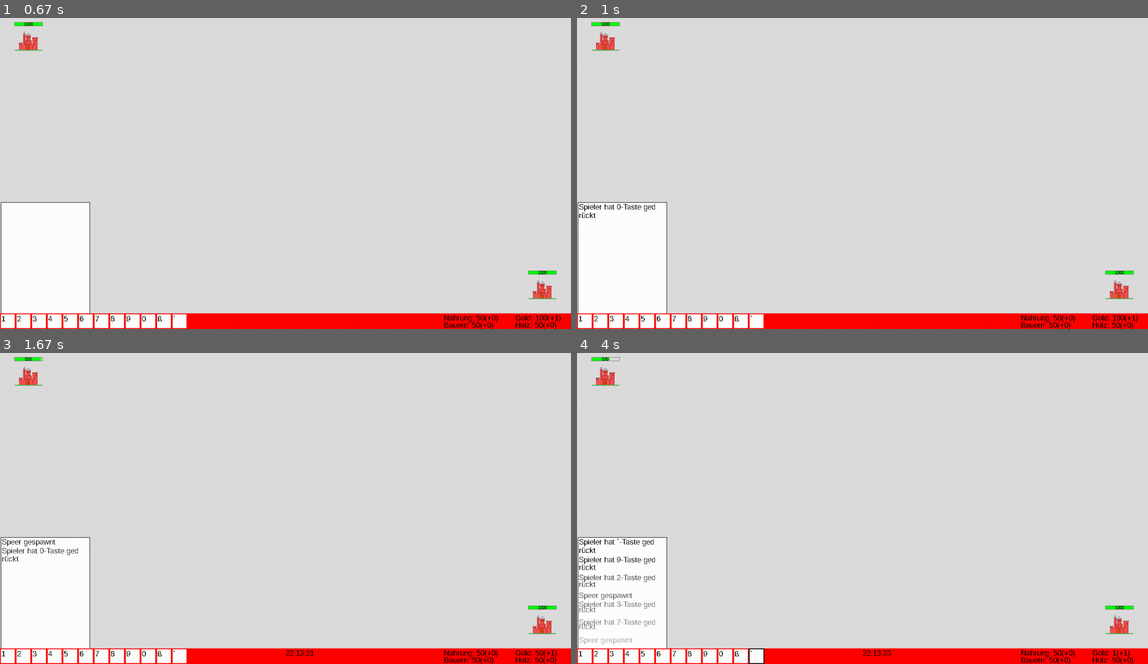
Above: before the commit, frames 1-4 (two rows, left to right).
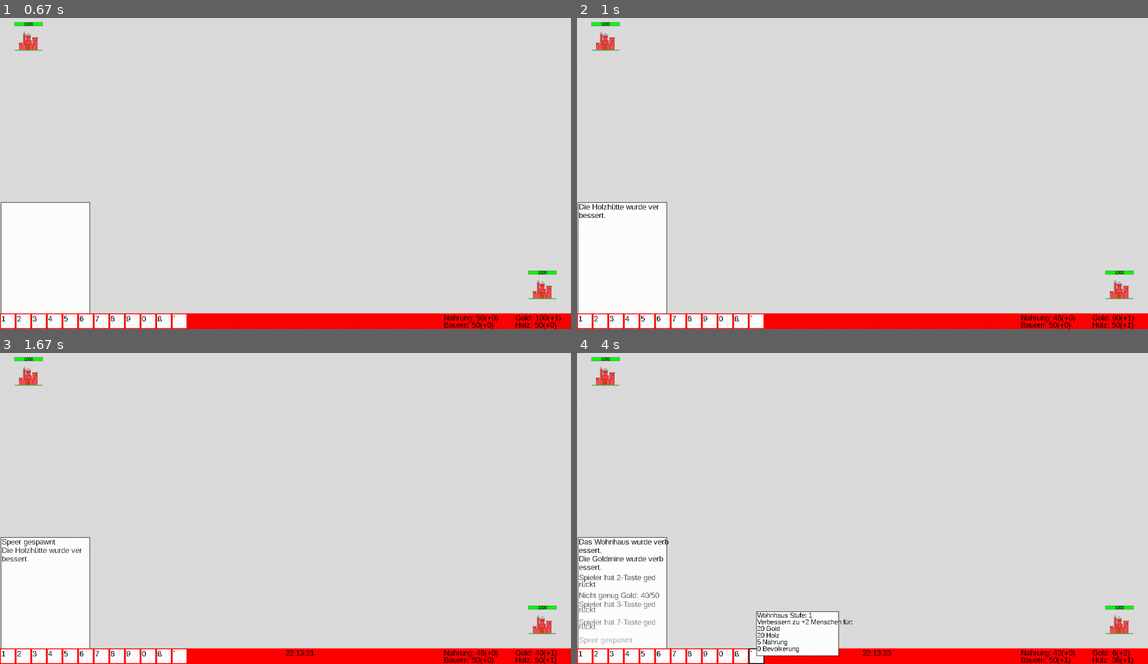
Above: after the commit, the same moments.

Repository: hammerfaul/PyGame
Game: pygame game, started from main.py
Two runs of this game, one before a commit and one after it. Both use one fixed random seed, a clock stepped at 60 frames per second and the inputs below.
Inputs (mouse positions are in pixels of both pictures, inside the frame that each line leads up to):
- Up to frame 1 (0.67 s): click "Start" at 0.38 s
- Up to frame 2 (1 s): tap 0 at 0.67 s
- Up to frame 3 (1.67 s): tap 1 at 1 s; click (496, 617) at 1.38 s
- Up to frame 4 (4 s): click "7" at 1.72 s; tap 3 at 2 s; click "1" at 2.38 s; click "2" at 2.72 s; click (1010, 474) at 3.05 s; click "9" at 3.38 s; click "´" at 3.72 s

Frame 1 is identical in both runs. In frame 2, 0.3% of the frame differs, in the area x 0-99%, y 59-100%; in frame 3, 0.3%; in frame 4, 2.7%, in the area x 0-98%, y 1-100%.

Commit message:
Tooltips für Gebäude hinzugefügt Gebäude können verbessert werden zeit für ressourcen ticks von 3 auf 2 sek geändert

Diff:
--- a/UI.py
+++ b/UI.py
@@ -27,8 +27,6 @@
                 print("Max_Breite: " + str(i - 1))
                 self.max_length = i - 1
                 break
-
-        # TODO: maximale Chatlänge, für jede Nachricht, ermitteln
 
     def update(self):
         pygame.draw.rect(self.display, WEISS, pygame.Rect(self.x, self.y, self.width, self.height))
@@ -92,7 +90,8 @@
     # TODO: Doppelpunkt auf gleicher höhe
     # TODO: Resourcen Icons
 
-    def update(self):
+    def update(self, add):
+        self.add = add
         self.text = str(self.name + ": " + str(self.amount) + "(+" + str(self.add) + ")")
         text2 = self.font.render(self.text, False, (0, 0, 0))
         self.display.blit(text2,
@@ -119,7 +118,8 @@
         if self.blink:
             self.blink = False
             pygame.draw.rect(self.display, self.border_color, [self.x - self.border_size, self.y - self.border_size,
-                                                               self.width + self.border_size*2, self.height + self.border_size*2])
+                                                               self.width + self.border_size * 2,
+                                                               self.height + self.border_size * 2])
 
         pygame.draw.rect(self.display, self.color, [self.x, self.y, self.width, self.height])
         text = self.font.render(str(self.text), False, (0, 0, 0))
@@ -133,3 +133,108 @@
 
     def highlight(self):
         self.blink = True
+
+
+class Tooltip:
+    def __init__(self, width, height, color, display):
+        self.width = width
+        self.height = height
+        self.color = color
+        self.display = display
+        self.who = 0
+        self.font = pygame.font.SysFont('arial', 15)
+
+    def update(self, x, y, who, amount=0):
+
+        if who == 1:
+            pygame.draw.rect(self.display, WEISS, pygame.Rect(x, y - 300, 150, 250))
+            pygame.draw.rect(self.display, self.color, pygame.Rect(x, y - 300, 150, 250), 1)
+
+            text2 = self.font.render("Speer", False, (0, 0, 0))
+            self.display.blit(text2,
+                              (x + 2,
+                               y - 300))
+
+        elif who == 2:
+            x = 1
+        elif who == 3:
+            x = 2
+        elif who == 4:
+            x = 2
+        elif who == 5:
+            x = 2
+        elif who == 6:
+            x = 2
+        elif who == 7:
+            x = 2
+        elif who == 8:
+            x = 2
+        elif who == 9:
+            pygame.draw.rect(self.display, WEISS, pygame.Rect(x, y - 100, 155, 100))
+            pygame.draw.rect(self.display, self.color, pygame.Rect(x, y - 100, 155, 100), 1)
+
+            string = ["Goldmine Stufe: " + str(amount),
+                      "Verbessern zu +" + str(amount + 1) + " Gold für:",
+                      str(amount * 15) + " Gold",
+                      str(amount * 5) + " Holz",
+                      "1 Nahrung",
+                      "0 Bevölkerung",
+                      ]
+
+            for i in range(0, 6):
+                text2 = self.font.render(string[i], False, (0, 0, 0))
+                self.display.blit(text2,
+                                  (x + 2,
+                                   y - 100 + 15 * i))
+
+        elif who == 10:
+            pygame.draw.rect(self.display, WEISS, pygame.Rect(x, y - 100, 150, 100))
+            pygame.draw.rect(self.display, self.color, pygame.Rect(x, y - 100, 150, 100), 1)
+
+            string = ["Holzfällerhütte Stufe: " + str(amount),
+                      "Verbessern zu +" + str(amount + 1) + " Holz für:",
+                      str((amount + 1) * 10) + " Gold",
+                      str((amount + 1) * 5) + " Holz",
+                      "2 Nahrung",
+                      "0 Bevölkerung",
+                      ]
+
+            for i in range(0, 6):
+                text2 = self.font.render(string[i], False, (0, 0, 0))
+                self.display.blit(text2,
+                                  (x + 2,
+                                   y - 100 + 15 * i))
+        elif who == 11:
+            pygame.draw.rect(self.display, WEISS, pygame.Rect(x, y - 100, 175, 100))
+            pygame.draw.rect(self.display, self.color, pygame.Rect(x, y - 100, 175, 100), 1)
+
+            string = ["Farm Stufe: " + str(amount),
+                      "Verbessern zu +" + str(amount + 1) + " Nahrung für:",
+                      str((amount + 1) * 15) + " Gold",
+                      str((amount + 1) * 15) + " Holz",
+                      "0 Nahrung",
+                      "2 Bevölkerung",
+                      ]
+
+            for i in range(0, 6):
+                text2 = self.font.render(string[i], False, (0, 0, 0))
+                self.display.blit(text2,
+                                  (x + 2,
+                                   y - 100 + 15 * i))
+        elif who == 12:
+            pygame.draw.rect(self.display, WEISS, pygame.Rect(x, y - 100, 185, 100))
+            pygame.draw.rect(self.display, self.color, pygame.Rect(x, y - 100, 185, 100), 1)
+
+            string = ["Wohnhaus Stufe: " + str(amount),
+                      "Verbessern zu +" + str(amount + 1) + " Menschen für:",
+                      str((amount + 1) * 10) + " Gold",
+                      str((amount + 1) * 10) + " Holz",
+                      "5 Nahrung",
+                      "0 Bevölkerung",
+                      ]
+
+            for i in range(0, 6):
+                text2 = self.font.render(string[i], False, (0, 0, 0))
+                self.display.blit(text2,
+                                  (x + 2,
+                                   y - 100 + 15 * i))
--- a/main.py
+++ b/main.py
@@ -9,11 +9,10 @@
 pygame.init()
 pygame.font.init()
 
-# TODO: Button Abstand
-# TODO: Gebäude ausbauen (Holz, Essen, Gold, Menschen)
-# TODO: Tooltip für Buttons
+# TODO: Tooltip für EInheiten
 # TODO: Pausemenu
 # TODO: Optionen (Fenster größe)
+# TODO: Chat breite bestimmen
 
 # TODO: Buttons spawnen dynamisch Minions
 # TODO: Minions greifen andere Base an
@@ -69,19 +68,46 @@
 
 
 def button_9():
-    Info.newmessage(text="Spieler hat 9-Taste gedrückt")
+    if Gold.amount >= base_1.gold*15 and Holz.amount >= base_1.holz*5 and Nahrung.amount >= 1:
+        Gold.amount -= base_1.gold*15
+        Holz.amount -= base_1.holz*5
+        Nahrung.amount -= 1
+        base_1.gold += 1
+        Info.newmessage(text="Die Goldmine wurde verbessert.")
+    else:
+        Info.newmessage(text="Die Goldmine ist zu teuer.")
 
 
 def button_10():
-    Info.newmessage(text="Spieler hat 0-Taste gedrückt")
-
+    if Gold.amount >= base_1.gold*20 and Holz.amount >= base_1.holz*5 and Nahrung.amount >= 2:
+        Gold.amount -= base_1.gold*10
+        Holz.amount -= base_1.holz*5
+        Nahrung.amount -= 2
+        base_1.holz += 1
+        Info.newmessage(text="Die Holzhütte wurde verbessert.")
+    else:
+        Info.newmessage(text="Die Holzhütte ist zu teuer.")
 
 def button_11():
-    Info.newmessage(text="Spieler hat ß-Taste gedrückt")
+    if Gold.amount >= base_1.gold * 15 and Holz.amount >= base_1.holz * 15 and Menschen.amount >= 2:
+        Gold.amount -= base_1.gold * 15
+        Holz.amount -= base_1.holz * 15
+        Menschen.amount -= 2
+        base_1.nahrung += 1
+        Info.newmessage(text="Die Farm wurde verbessert.")
+    else:
+        Info.newmessage(text="Die Farm ist zu teuer.")
 
 
 def button_12():
-    Info.newmessage(text="Spieler hat ´-Taste gedrückt")
+    if Gold.amount >= base_1.gold * 10 and Holz.amount >= base_1.holz * 15 and Nahrung.amount >= 5:
+        Gold.amount -= base_1.gold * 10
+        Holz.amount -= base_1.holz * 10
+        Nahrung.amount -= 5
+        base_1.menschen += 1
+        Info.newmessage(text="Das Wohnhaus wurde verbessert.")
+    else:
+        Info.newmessage(text="Das Wohnhaus ist zu teuer.")
 
 
 def spielstart(spielaktiv):
@@ -91,6 +117,32 @@
     current_time = ""
 
     while spielaktiv:
+
+        # Spielfeld zeichnen
+        screen.fill(HINTERGRUND)
+        Info.update()
+
+        # Bar unten
+        pygame.draw.rect(screen, Farbe_UI_Unten, [0, screen_height - breite_unten, screen_width, breite_unten])
+        text2 = myfont3.render(current_time, False, (0, 0, 0))
+        screen.blit(text2, (int(screen_width / 2), screen_height - breite_unten))
+        eins.update()
+        zwei.update()
+        drei.update()
+        vier.update()
+        fuenf.update()
+        sechs.update()
+        sieben.update()
+        acht.update()
+        neun.update()
+        null.update()
+        sz.update()
+        kommaoben.update()
+        Gold.update(add=base_1.gold)
+        Holz.update(add=base_1.holz)
+        Nahrung.update(add=base_1.nahrung)
+        Menschen.update(add=base_1.menschen)
+
         for event in pygame.event.get():
             if event.type == pygame.QUIT:
                 spielaktiv = False
@@ -122,7 +174,6 @@
                 elif kommaoben.collide(mx, my):
                     button_12()
 
-                base_1.hp = base_1.hp - 50
             elif event.type == pygame.KEYDOWN:
                 if event.key == pygame.K_1:
                     button_1()
@@ -158,28 +209,40 @@
         mx, my = pygame.mouse.get_pos()
         if eins.collide(mx, my):
             eins.highlight()
+            Tooltip.update(x=mx, y=my, who=1)
         elif zwei.collide(mx, my):
             zwei.highlight()
+            Tooltip.update(x=mx, y=my, who=2)
         elif drei.collide(mx, my):
             drei.highlight()
+            Tooltip.update(x=mx, y=my, who=3)
         elif vier.collide(mx, my):
             vier.highlight()
+            Tooltip.update(x=mx, y=my, who=4)
         elif fuenf.collide(mx, my):
             fuenf.highlight()
+            Tooltip.update(x=mx, y=my, who=5)
         elif sechs.collide(mx, my):
             sechs.highlight()
+            Tooltip.update(x=mx, y=my, who=6)
         elif sieben.collide(mx, my):
             sieben.highlight()
+            Tooltip.update(x=mx, y=my, who=7)
         elif acht.collide(mx, my):
             acht.highlight()
+            Tooltip.update(x=mx, y=my, who=8)
         elif neun.collide(mx, my):
             neun.highlight()
+            Tooltip.update(x=mx, y=my, who=9, amount=base_1.gold)
         elif null.collide(mx, my):
             null.highlight()
+            Tooltip.update(x=mx, y=my, who=10, amount=base_1.holz)
         elif sz.collide(mx, my):
             sz.highlight()
+            Tooltip.update(x=mx, y=my, who=11, amount=base_1.nahrung)
         elif kommaoben.collide(mx, my):
             kommaoben.highlight()
+            Tooltip.update(x=mx, y=my, who=12, amount=base_1.menschen)
 
         ticks += 1
         if ticks >= 60:  # 1sek
@@ -189,37 +252,13 @@
             now = datetime.now()
             current_time = now.strftime("%H:%M:%S")
 
-            if sek % 3 == 0:  # alle 3 sek
+            if sek % 2 == 0:  # alle 2 sek
                 Gold.amount += base_1.gold
                 Holz.amount += base_1.holz
                 Nahrung.amount += base_1.nahrung
                 Menschen.amount += base_1.menschen
             if sek >= 60:
                 sek = 0
-
-        # Spielfeld zeichnen
-        screen.fill(HINTERGRUND)
-        Info.update()
-
-        pygame.draw.rect(screen, Farbe_UI_Unten, [0, screen_height - breite_unten, screen_width, breite_unten])
-        text2 = myfont3.render(current_time, False, (0, 0, 0))
-        screen.blit(text2, (int(screen_width / 2), screen_height - breite_unten))
-        eins.update()
-        zwei.update()
-        drei.update()
-        vier.update()
-        fuenf.update()
-        sechs.update()
-        sieben.update()
-        acht.update()
-        neun.update()
-        null.update()
-        sz.update()
-        kommaoben.update()
-        Gold.update()
-        Holz.update()
-        Nahrung.update()
-        Menschen.update()
 
         # Base update
         base_1.update()
@@ -338,6 +377,8 @@
 sz = Button(display=screen, pos=11, text="ß", color=WEISS, font=myfont2, color_blink=SCHWARZ)
 kommaoben = Button(display=screen, pos=12, text="´", color=WEISS, font=myfont2, color_blink=SCHWARZ)
 
+Tooltip = Tooltip(display=screen, width=50, height=50, color=SCHWARZ)
+
 Gold = Resource(text="Gold", amount=100, pos=1, display=screen, add=base_1.gold, font=myfont3)
 Holz = Resource(text="Holz", amount=50, pos=2, display=screen, add=base_1.holz, font=myfont3)
 Nahrung = Resource(text="Nahrung", amount=50, pos=3, display=screen, add=base_1.nahrung, font=myfont3)
